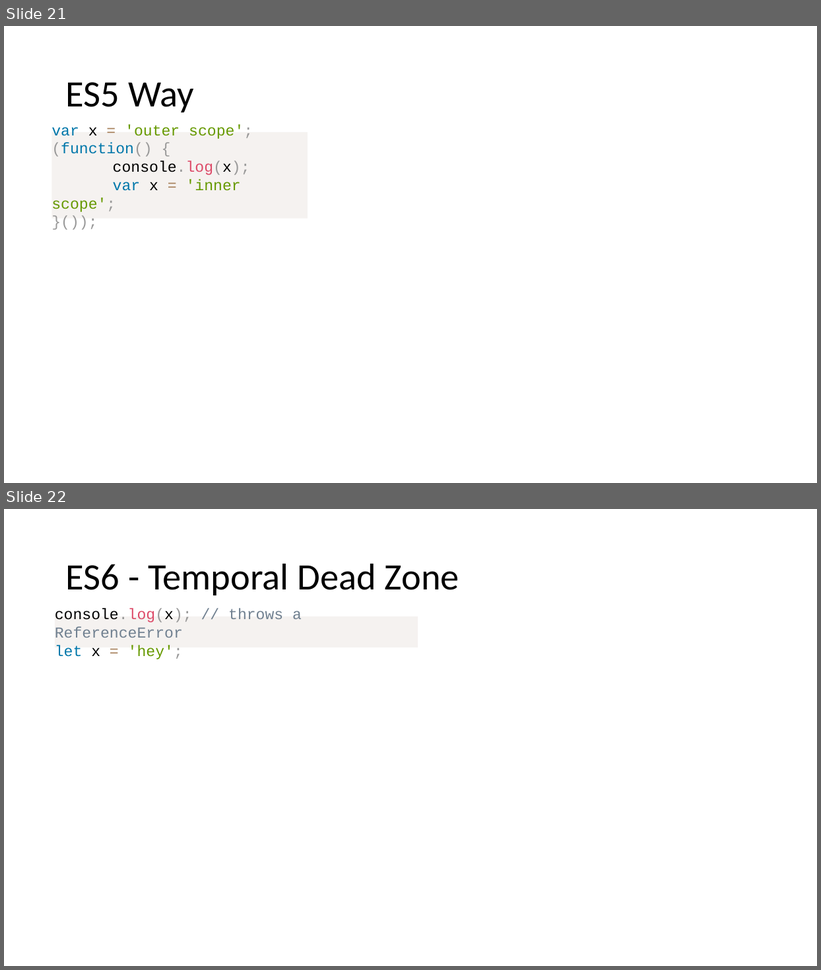
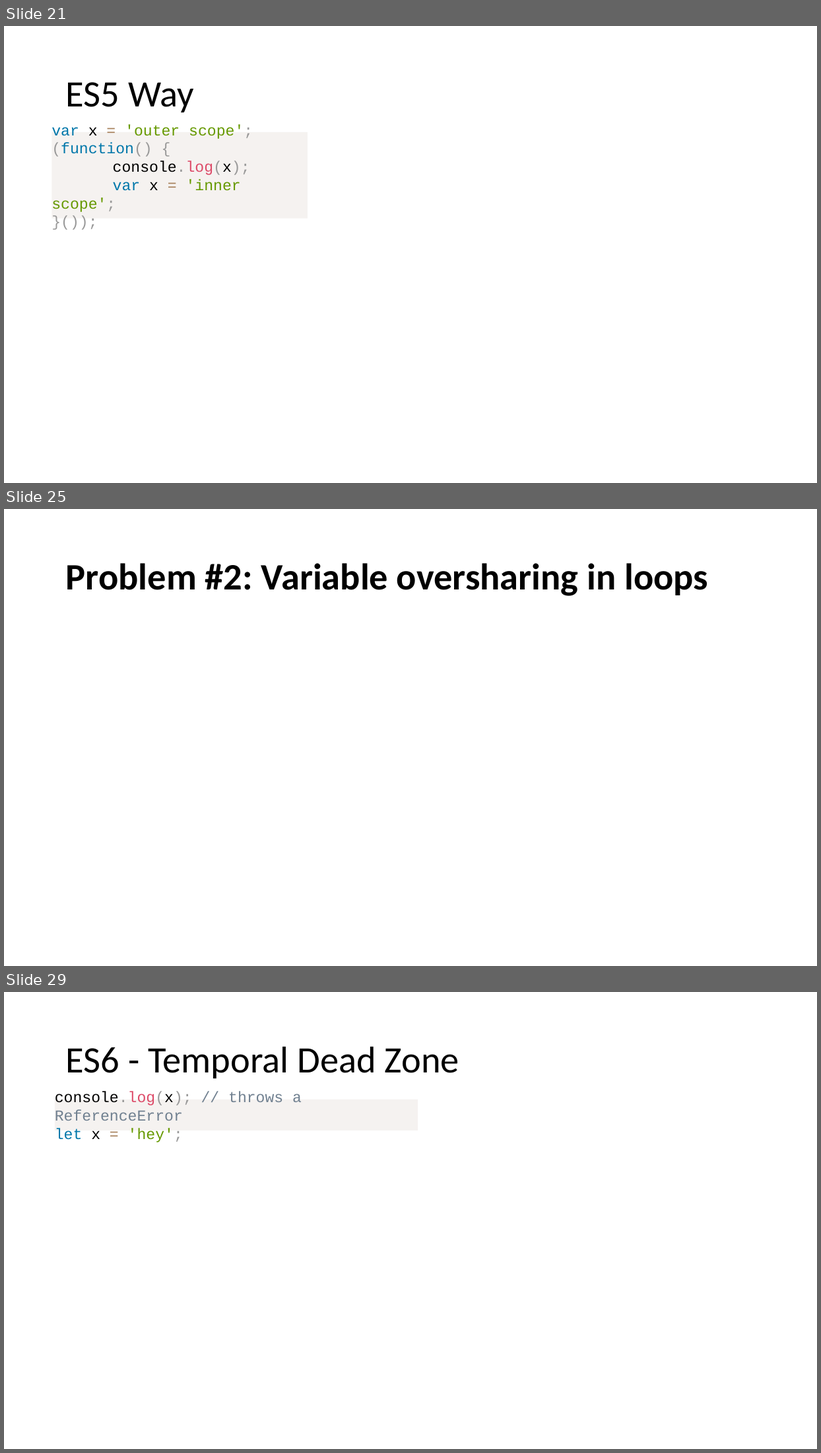
Before and after one commit to dzmitry-varabei/front-end-course, a slide deck: es6/es6.pptx. Shown one above the other, each under a label of ours: slides 21 and 22 before the commit, slides 21, 25 and 29 after it; the slides between them are not shown. The pictures are 821x970 and 821x1453 pixels, drawn with LibreOffice and Linux fonts; fonts in the diff are those of the drawing. Boxes give left, top, right and bottom in pixels: in the first picture for what was removed or moved away, otherwise in the second. Text is boxed around its words. In the diff, an @@ line names an element or a change of style, - is before the commit and + after.

```diff
--- a/es6/es6.pptx
+++ b/es6/es6.pptx
@@ slide 25 added at box(4, 509, 817, 966), background #FFFFFF @@
@@ title added at box(66, 563, 708, 596), 44 pt, text #000000, bold @@
+Problem #2: Variable oversharing in loops
@@ what was slide 22 is now slide 29 @@
```
Also in this commit, not shown: 9 other slides added, 6 other files.
